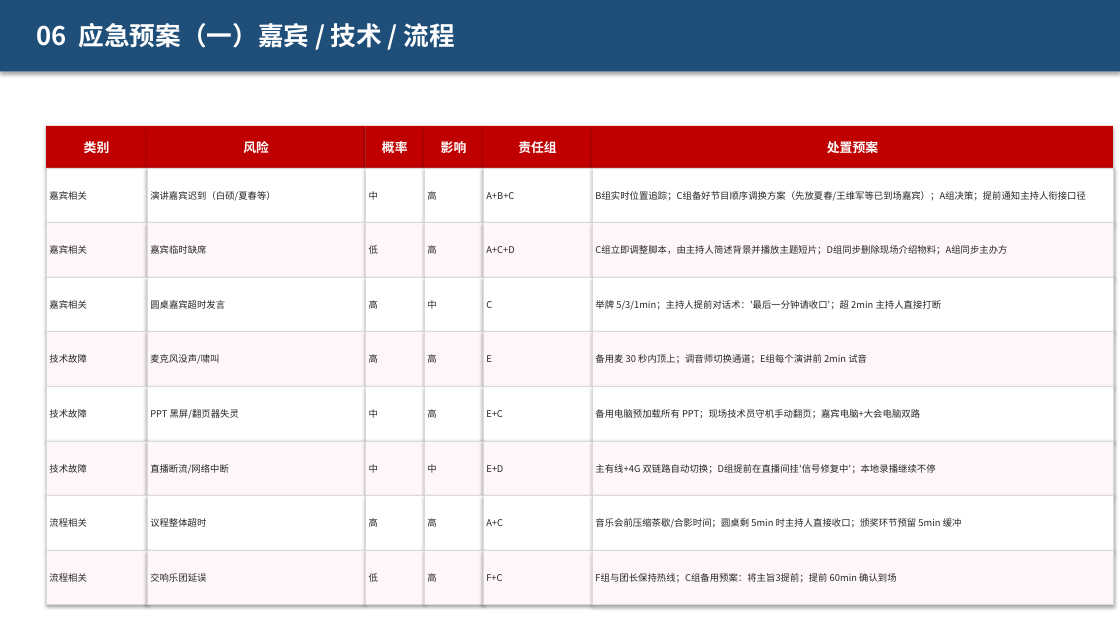
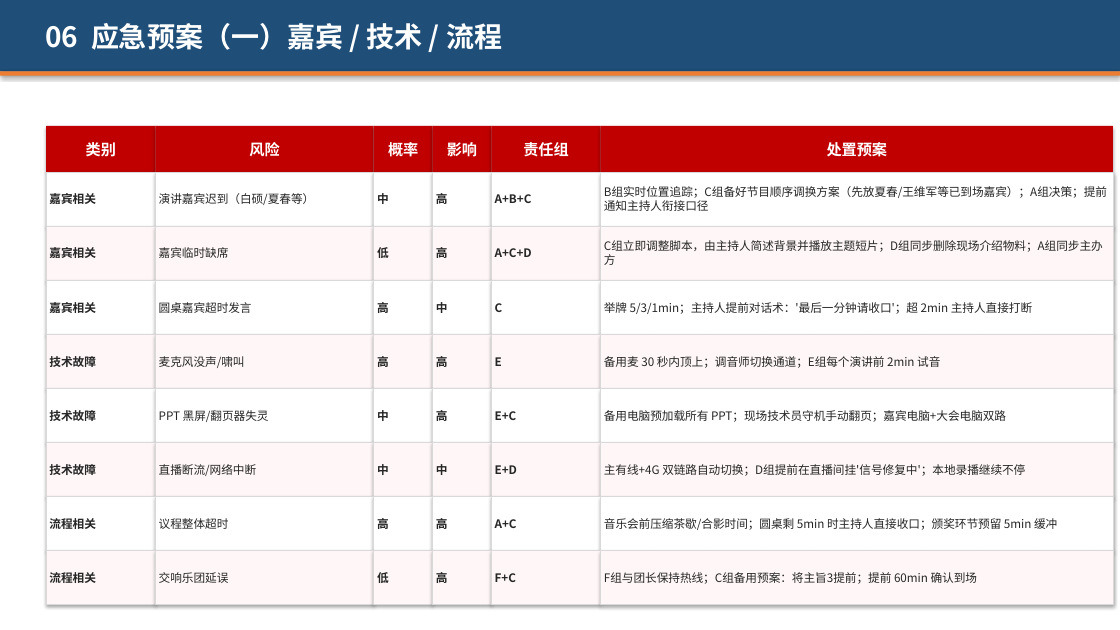
Before and after one commit to hujigang2010-maker/AIDEN, a slide deck: slide 23 of 2026峰会_志愿者分工方案.pptx. Drawn at 1120x630 pixels with LibreOffice and Linux fonts; fonts in the diff are those of the drawing. Boxes give left, top, right and bottom in pixels: in the first picture for what was removed or moved away, otherwise in the second. Text is boxed around its words. In the diff, an @@ line names an element or a change of style, - is before the commit and + after.

```diff
--- a/2026峰会_志愿者分工方案.pptx
+++ b/2026峰会_志愿者分工方案.pptx
@@ text "06 应急预案（一）嘉宾 / 技术 / ...": place and size @@
-text "06 应急预案（一）嘉宾 / 技术 / ..." at <box>37,23,455,48</box>
+text "06 应急预案（一）嘉宾 / 技术 / ..." at <box>45,23,502,50</box>
@@ text "06 应急预案（一）嘉宾 / 技术 / ..." at <box>45,23,502,50</box>: size 22 to 24 pt @@
@@ rectangle added at <box>0,71,1120,76</box>, fill #ED7D31 @@
@@ size 11 to 13 pt in 6 elements at <box>601,126,1113,172</box>, <box>155,126,374,172</box>, <box>492,126,601,172</box>, <box>433,126,492,172</box>, <box>374,126,433,172</box>, <box>46,126,155,172</box> @@
@@ rectangle "类别": place and size @@
-rectangle "类别" at <box>46,126,147,168</box>
+rectangle "类别" at <box>46,126,155,172</box>
@@ rectangle "风险": place and size @@
-rectangle "风险" at <box>147,126,365,168</box>
+rectangle "风险" at <box>155,126,374,172</box>
@@ rectangle "概率": place and size @@
-rectangle "概率" at <box>365,126,424,168</box>
+rectangle "概率" at <box>374,126,433,172</box>
@@ rectangle "影响": place and size @@
-rectangle "影响" at <box>424,126,483,168</box>
+rectangle "影响" at <box>433,126,492,172</box>
@@ rectangle "责任组": place and size @@
-rectangle "责任组" at <box>483,126,592,168</box>
+rectangle "责任组" at <box>492,126,601,172</box>
@@ rectangle "处置预案": place and size @@
-rectangle "处置预案" at <box>592,126,1113,168</box>
+rectangle "处置预案" at <box>601,126,1113,172</box>
@@ rectangle "嘉宾相关": place and size @@
-rectangle "嘉宾相关" at <box>46,168,147,223</box>
+rectangle "嘉宾相关" at <box>46,172,155,226</box>
@@ size 8 to 10 pt in 16 elements at <box>601,497,1113,550</box>, <box>601,551,1113,605</box>, <box>155,497,374,550</box>, <box>155,551,374,605</box>, <box>601,443,1113,497</box>, <box>601,388,1113,442</box>, <box>155,443,374,497</box>, <box>155,388,374,442</box>, <box>601,334,1113,388</box>, <box>155,334,374,388</box>, <box>601,226,1113,280</box>, <box>601,281,1113,334</box>, <box>155,281,374,334</box>, <box>155,226,374,280</box>, <box>601,172,1113,226</box>, <box>155,172,374,226</box> @@
@@ 12 rectangles: place and size @@
-12 rectangles at <box>147,168,592,332</box>
+12 rectangles at <box>155,172,601,334</box>
@@ rectangle "B组实时位置追踪；C组备好节目顺序调换方案（先放夏春/王维军等已到场嘉宾）；A组决策；提前通知主持人衔接口径": place and size @@
-rectangle "B组实时位置追踪；C组备好节目顺序调换方案（先放夏春/王维军等已到场嘉宾）；A组决策；提前通知主持人衔接口径" at <box>592,168,1113,223</box>
+rectangle "B组实时位置追踪；C组备好节目顺序调换方案（先放夏春/王维军等已到场嘉宾）；A组决策；提前通知主持人衔接口径" at <box>601,172,1113,226</box>
@@ rectangle "嘉宾相关": place and size @@
-rectangle "嘉宾相关" at <box>46,223,147,277</box>
+rectangle "嘉宾相关" at <box>46,226,155,280</box>
@@ rectangle "C组立即调整脚本，由主持人简述背景并播放主题短片；D组同步删除现场介绍物料；A组同步主办方": place and size @@
-rectangle "C组立即调整脚本，由主持人简述背景并播放主题短片；D组同步删除现场介绍物料；A组同步主办方" at <box>592,223,1113,277</box>
+rectangle "C组立即调整脚本，由主持人简述背景并播放主题短片；D组同步删除现场介绍物料；A组同步主办方" at <box>601,226,1113,280</box>
@@ rectangle "嘉宾相关": place and size @@
-rectangle "嘉宾相关" at <box>46,277,147,332</box>
+rectangle "嘉宾相关" at <box>46,281,155,334</box>
@@ rectangle "举牌 5/3/1min；主持人提前对话术：'最后一分钟请收口'；超 2min 主持人直接打断": place and size @@
-rectangle "举牌 5/3/1min；主持人提前对话术：'最后一分钟请收口'；超 2min 主持人直接打断" at <box>592,277,1113,332</box>
+rectangle "举牌 5/3/1min；主持人提前对话术：'最后一分钟请收口'；超 2min 主持人直接打断" at <box>601,281,1113,334</box>
@@ rectangle "技术故障": place and size @@
-rectangle "技术故障" at <box>46,332,147,386</box>
+rectangle "技术故障" at <box>46,334,155,388</box>
@@ 3 rectangles: place and size @@
-3 rectangles at <box>424,332,483,550</box>
+3 rectangles at <box>374,334,433,550</box>
@@ size 8 to 10 pt, bold on in 32 elements at <box>374,497,433,550</box>, <box>374,443,433,497</box>, <box>374,334,433,388</box>, <box>492,497,601,550</box>, <box>492,551,601,605</box>, <box>433,551,492,605</box>, <box>374,551,433,605</box>, <box>492,388,601,442</box>, <box>492,443,601,497</box>, <box>433,388,492,442</box>, <box>374,388,433,442</box>, <box>492,334,601,388</box>, <box>492,281,601,334</box>, <box>492,226,601,280</box>, <box>433,281,492,334</box>, <box>374,226,433,280</box>, <box>433,226,492,280</box>, <box>374,281,433,334</box>, <box>492,172,601,226</box>, <box>433,172,492,226</box>, <box>374,172,433,226</box>, <box>46,497,155,550</box>, <box>46,551,155,605</box>, <box>46,388,155,442</box>, <box>46,443,155,497</box>, <box>46,334,155,388</box>, <box>46,281,155,334</box>, <box>46,226,155,280</box>, <box>46,172,155,226</box>, <box>433,497,492,550</box>, <box>433,443,492,497</box>, <box>433,334,492,388</box> @@
@@ 3 rectangles: place and size @@
-3 rectangles at <box>365,332,424,550</box>
+3 rectangles at <box>433,334,492,550</box>
@@ 14 rectangles: place and size @@
-14 rectangles at <box>147,332,592,605</box>
+14 rectangles at <box>155,334,601,605</box>
@@ rectangle "备用麦 30 秒内顶上；调音师切换通道；E组每个演讲前 2min 试音": place and size @@
-rectangle "备用麦 30 秒内顶上；调音师切换通道；E组每个演讲前 2min 试音" at <box>592,332,1113,386</box>
+rectangle "备用麦 30 秒内顶上；调音师切换通道；E组每个演讲前 2min 试音" at <box>601,334,1113,388</box>
@@ rectangle "技术故障": place and size @@
-rectangle "技术故障" at <box>46,386,147,441</box>
+rectangle "技术故障" at <box>46,388,155,442</box>
@@ rectangle "备用电脑预加载所有 PPT；现场技术员守机手动翻页；嘉宾电脑+大会电脑双路": place and size @@
-rectangle "备用电脑预加载所有 PPT；现场技术员守机手动翻页；嘉宾电脑+大会电脑双路" at <box>592,386,1113,441</box>
+rectangle "备用电脑预加载所有 PPT；现场技术员守机手动翻页；嘉宾电脑+大会电脑双路" at <box>601,388,1113,442</box>
@@ rectangle "技术故障": place and size @@
-rectangle "技术故障" at <box>46,441,147,496</box>
+rectangle "技术故障" at <box>46,443,155,497</box>
@@ rectangle "主有线+4G 双链路自动切换；D组提前在直播间挂'信号修复中'；本地录播继续不停": place and size @@
-rectangle "主有线+4G 双链路自动切换；D组提前在直播间挂'信号修复中'；本地录播继续不停" at <box>592,441,1113,496</box>
+rectangle "主有线+4G 双链路自动切换；D组提前在直播间挂'信号修复中'；本地录播继续不停" at <box>601,443,1113,497</box>
@@ rectangle "流程相关": place and size @@
-rectangle "流程相关" at <box>46,496,147,550</box>
+rectangle "流程相关" at <box>46,497,155,550</box>
@@ rectangle "音乐会前压缩茶歇/合影时间；圆桌剩 5min 时主持人直接收口；颁奖环节预留 5min 缓冲": place and size @@
-rectangle "音乐会前压缩茶歇/合影时间；圆桌剩 5min 时主持人直接收口；颁奖环节预留 5min 缓冲" at <box>592,496,1113,550</box>
+rectangle "音乐会前压缩茶歇/合影时间；圆桌剩 5min 时主持人直接收口；颁奖环节预留 5min 缓冲" at <box>601,497,1113,550</box>
@@ rectangle "流程相关": place and size @@
-rectangle "流程相关" at <box>46,550,147,605</box>
+rectangle "流程相关" at <box>46,551,155,605</box>
@@ rectangle "F组与团长保持热线；C组备用预案：将主旨3提前；提前 60min 确认到场": place and size @@
-rectangle "F组与团长保持热线；C组备用预案：将主旨3提前；提前 60min 确认到场" at <box>592,550,1113,605</box>
+rectangle "F组与团长保持热线；C组备用预案：将主旨3提前；提前 60min 确认到场" at <box>601,551,1113,605</box>
```
Also in this commit, not shown: 26 other slides changed, 2 other files.
